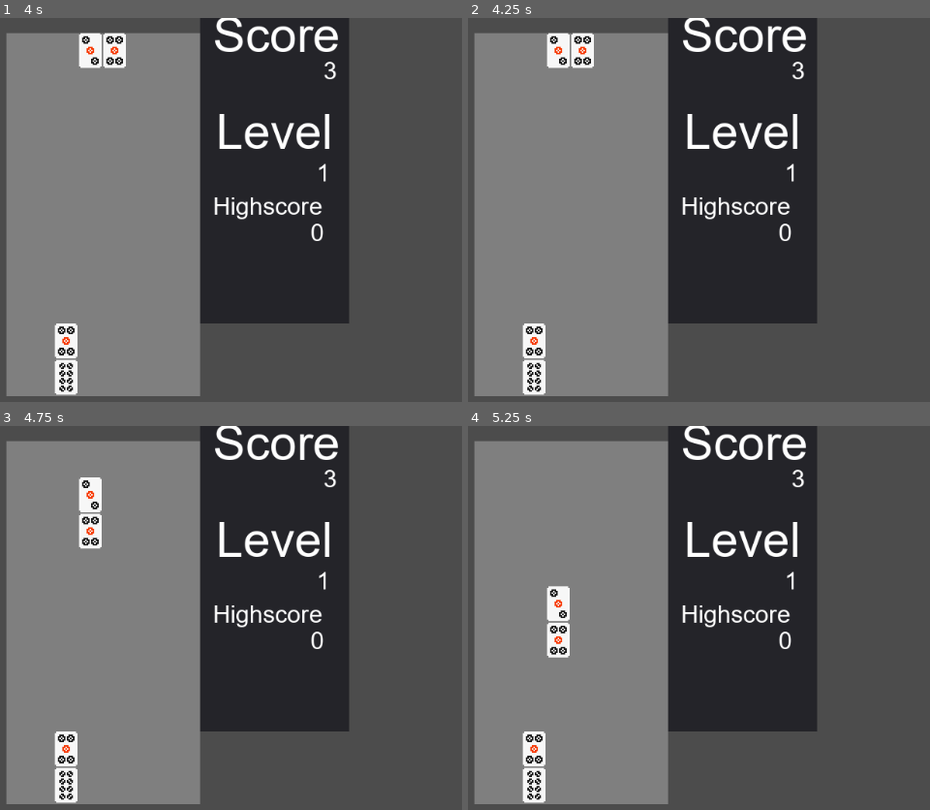
Above: before the commit, frames 1-4 (two rows, left to right).
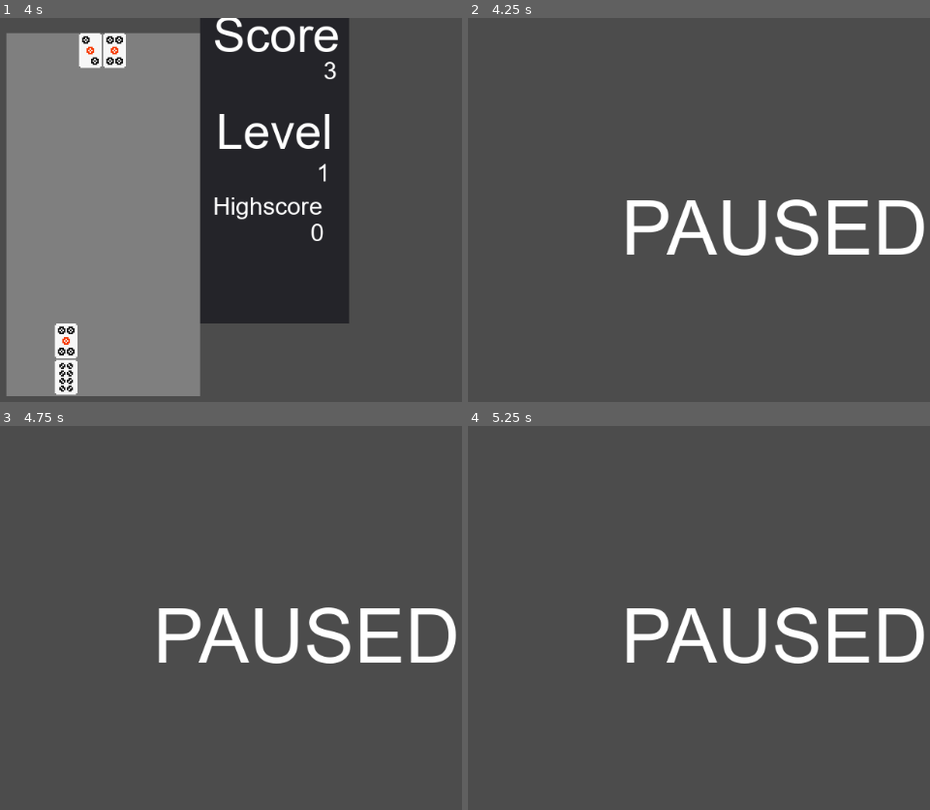
Above: after the commit, the same moments.

Repository: Xgor/Mahjocks
Game: Godot game, scene res://test.tscn
Same seed, same stepped clock (60 frames per second), same inputs: the game is played once before the commit and once after it.
Inputs:
- Up to frame 1 (4 s): tap Enter at 0.5, 2.75 s; hold Right (ui_right) 0.53-1.28 s; hold Down (play_drop) 0.53-1.28 s; hold A (play_left) 1.28-2.03 s; tap Space (play_rotate_ccw) at 1.35, 2, 3.5, 3.6 s; hold Right (ui_right) 2.03-3.53 s; tap Ctrl (play_rotate_cw) at 2.1 s; tap Down (play_drop) at 2.85 s; hold A (play_left) from 3.53 s (still down)
- Up to frame 2 (4.25 s): keep holding A (play_left); tap P (pause, bound only after the commit) at 4.15 s
- Up to frame 3 (4.75 s): keep holding A (play_left); tap Ctrl (play_rotate_cw) at 4.35 s
- Up to frame 4 (5.25 s): keep holding A (play_left); tap Enter at 5 s; hold Down (play_drop) from 5.03 s (still down)

Frame 1 is identical in both runs. In frame 2, 66% of the frame differs, in the area x 1-99%, y 0-99%; in frame 3, 66%; in frame 4, 66%.

Commit message:
Added pause

Diff:
--- /dev/null
+++ b/Pause.gd
@@ -0,0 +1,22 @@
+extends Label
+
+# class member variables go here, for example:
+# var a = 2
+# var b = "textvar"
+var playfield
+func _ready():
+	# Called every time the node is added to the scene.
+	# Initialization here
+	playfield = get_node("../Playfield")
+	pass
+
+func _process(delta):
+	# Called every frame. Delta is time since last frame.
+	# Update game logic here.
+	if Input.is_action_just_pressed("pause"):
+		pause()
+	pass
+func pause():
+	get_tree().paused = !get_tree().paused
+	visible = get_tree().paused
+	playfield.visible = !visible
--- a/Playfield.gd
+++ b/Playfield.gd
@@ -47,11 +47,9 @@
 	newPiece()
 	#		blockField[x][y]=int(rand_range(-2,0)) #rand_range(0,8)'
 
-func _input(event):
-#	if event.is_action_pressed("play_left"):
-	pass
 
 func _process(delta):
+
 	#if not fall():
 	if Input.is_action_just_pressed("play_left"):
 		move_left()
--- a/project.godot
+++ b/project.godot
@@ -32,6 +32,8 @@
  ]
 play_rotate_ccw=[ Object(InputEventKey,"resource_local_to_scene":false,"resource_name":"","device":0,"alt":false,"shift":false,"control":false,"meta":false,"command":false,"pressed":false,"scancode":32,"unicode":0,"echo":false,"script":null)
  ]
+pause=[ Object(InputEventKey,"resource_local_to_scene":false,"resource_name":"","device":0,"alt":false,"shift":false,"control":false,"meta":false,"command":false,"pressed":false,"scancode":80,"unicode":0,"echo":false,"script":null)
+ ]
 
 [rendering]
 
--- a/test.tscn
+++ b/test.tscn
@@ -9,6 +9,7 @@
 [ext_resource path="res://240776__f4ngy__card-flip.wav" type="AudioStream" id=7]
 [ext_resource path="res://422857__ipaddeh__jump-landing-wood-01.wav" type="AudioStream" id=8]
 [ext_resource path="res://Lobo_Loco_-_20_-_Yangtzse_River_ID_756.ogg" type="AudioStream" id=9]
+[ext_resource path="res://Pause.gd" type="Script" id=10]
 
 [sub_resource type="DynamicFont" id=1]
 
@@ -34,16 +35,25 @@
 font_data = ExtResource( 5 )
 _sections_unfolded = [ "Font", "Settings" ]
 
+[sub_resource type="DynamicFont" id=4]
+
+size = 100
+use_mipmaps = true
+use_filter = false
+font_data = ExtResource( 5 )
+_sections_unfolded = [ "Font", "Settings" ]
+
 [node name="Node2D" type="Node2D" index="0"]
 
-_sections_unfolded = [ "Material", "Transform", "Visibility", "Z Index" ]
+_sections_unfolded = [ "Material", "Pause", "Transform", "Visibility", "Z Index" ]
 
 [node name="Playfield" type="Node2D" parent="." index="0"]
 
+editor/display_folded = true
 position = Vector2( 42.9154, 20.4823 )
 scale = Vector2( 2, 2 )
 script = ExtResource( 1 )
-_sections_unfolded = [ "Transform" ]
+_sections_unfolded = [ "Pause", "Transform" ]
 majhongTexture = ExtResource( 2 )
 playfieldSize = Vector2( 8, 10 )
 fallSpeed = 20
@@ -271,6 +281,31 @@
 mix_target = 0
 bus = "Master"
 
+[node name="Pause" type="Label" parent="." index="3"]
+
+pause_mode = 2
+visible = false
+anchor_left = 0.0
+anchor_top = 0.0
+anchor_right = 0.0
+anchor_bottom = 0.0
+margin_left = 237.0
+margin_top = 222.0
+margin_right = 649.0
+margin_bottom = 335.0
+rect_pivot_offset = Vector2( 0, 0 )
+mouse_filter = 2
+mouse_default_cursor_shape = 0
+size_flags_horizontal = 1
+size_flags_vertical = 4
+custom_fonts/font = SubResource( 4 )
+text = "PAUSED"
+percent_visible = 1.0
+lines_skipped = 0
+max_lines_visible = -1
+script = ExtResource( 10 )
+_sections_unfolded = [ "Focus", "Hint", "Pause", "Rect", "custom_fonts" ]
+
 [connection signal="timeout" from="Playfield/FallTimer" to="Playfield" method="_on_FallTimer_timeout"]
 
 [connection signal="timeout" from="Playfield/UpdateTimer" to="Playfield" method="_on_UpdateTimer_timeout"]
Not shown: 1 places in test.tscn that only renumber resources
